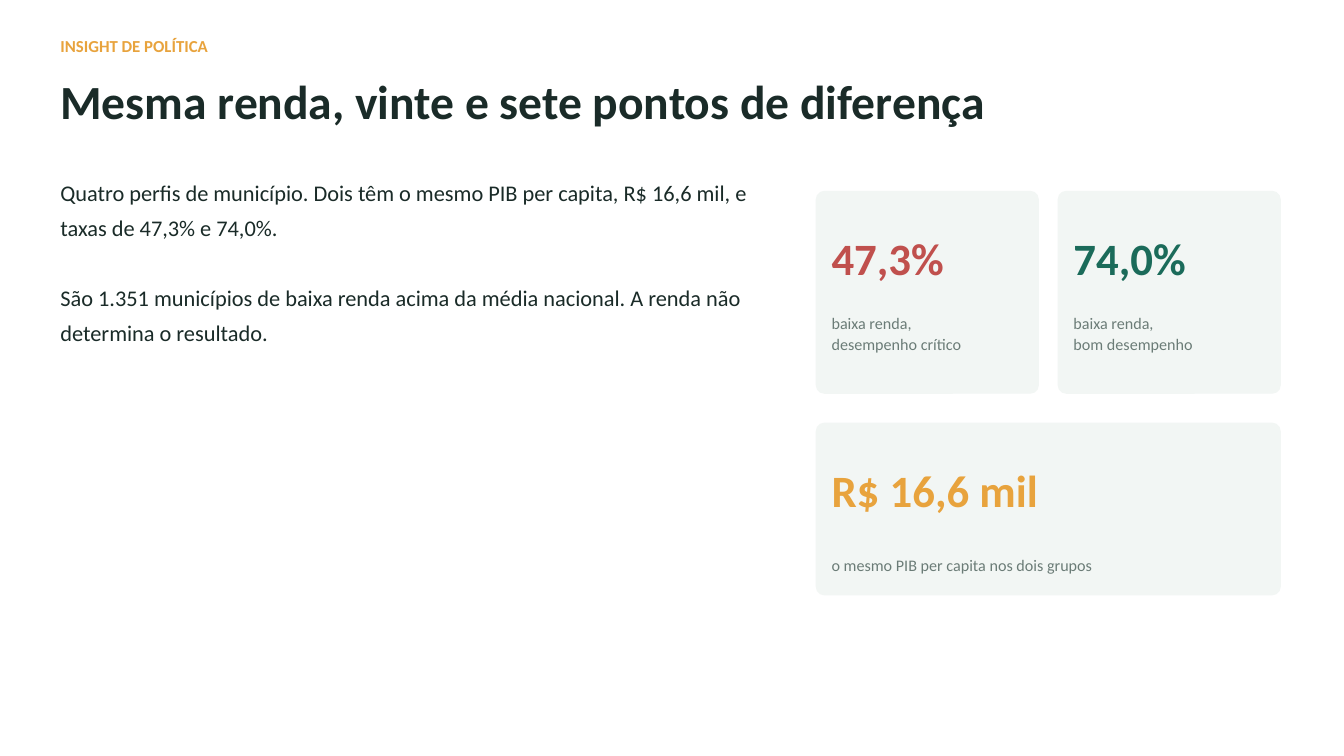
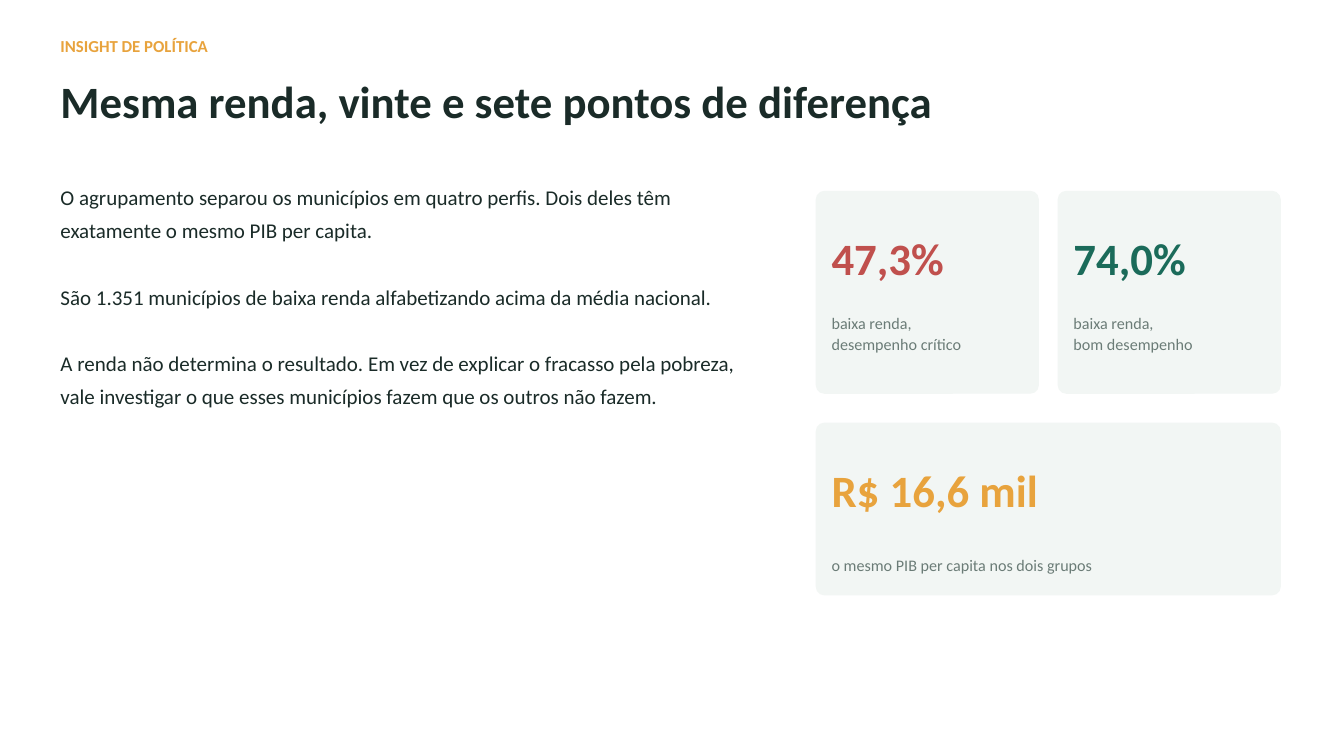
Before and after one commit to tcarvalhodiniz/tech-challenge-fase3, a slide deck: slide 9 of docs/apresentacao.pptx (slide 10 before the commit). Drawn at 1344x756 pixels with LibreOffice and Linux fonts; fonts in the diff are those of the drawing. Boxes give left, top, right and bottom in pixels: in the first picture for what was removed or moved away, otherwise in the second. Text is boxed around its words. In the diff, an @@ line names an element or a change of style, - is before the commit and + after.

```diff
--- a/docs/apresentacao.pptx
+++ b/docs/apresentacao.pptx
@@ text "Mesma renda, vinte e sete ..." at [60, 86, 932, 126]: size 34 to 32 pt @@
@@ text at [60, 190, 734, 408]: text changed; size 16 to 15 pt @@
-Quatro perfis de município. Dois têm o mesmo PIB per capita, R$ 16,6 mil, e taxas de 47,3% e 74,0%.
-São 1.351 municípios de baixa renda acima da média nacional. A renda não determina o resultado.
+O agrupamento separou os municípios em quatro perfis. Dois deles têm exatamente o mesmo PIB per capita.
+São 1.351 municípios de baixa renda alfabetizando acima da média nacional.
+A renda não determina o resultado. Em vez de explicar o fracasso pela pobreza, vale investigar o que esses municípios fazem que os outros não fazem.
```
Also in this commit, not shown: 4 other slides changed, 4 slides added, 5 slides removed.
